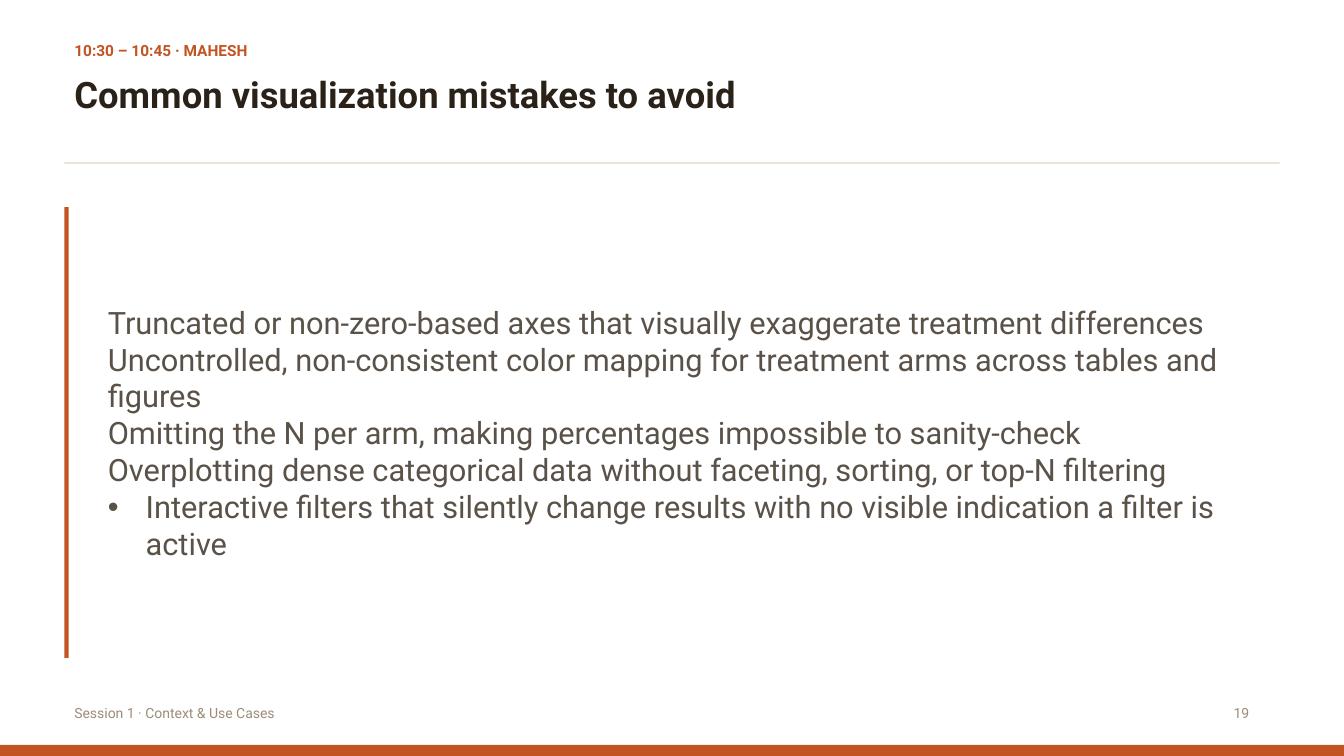
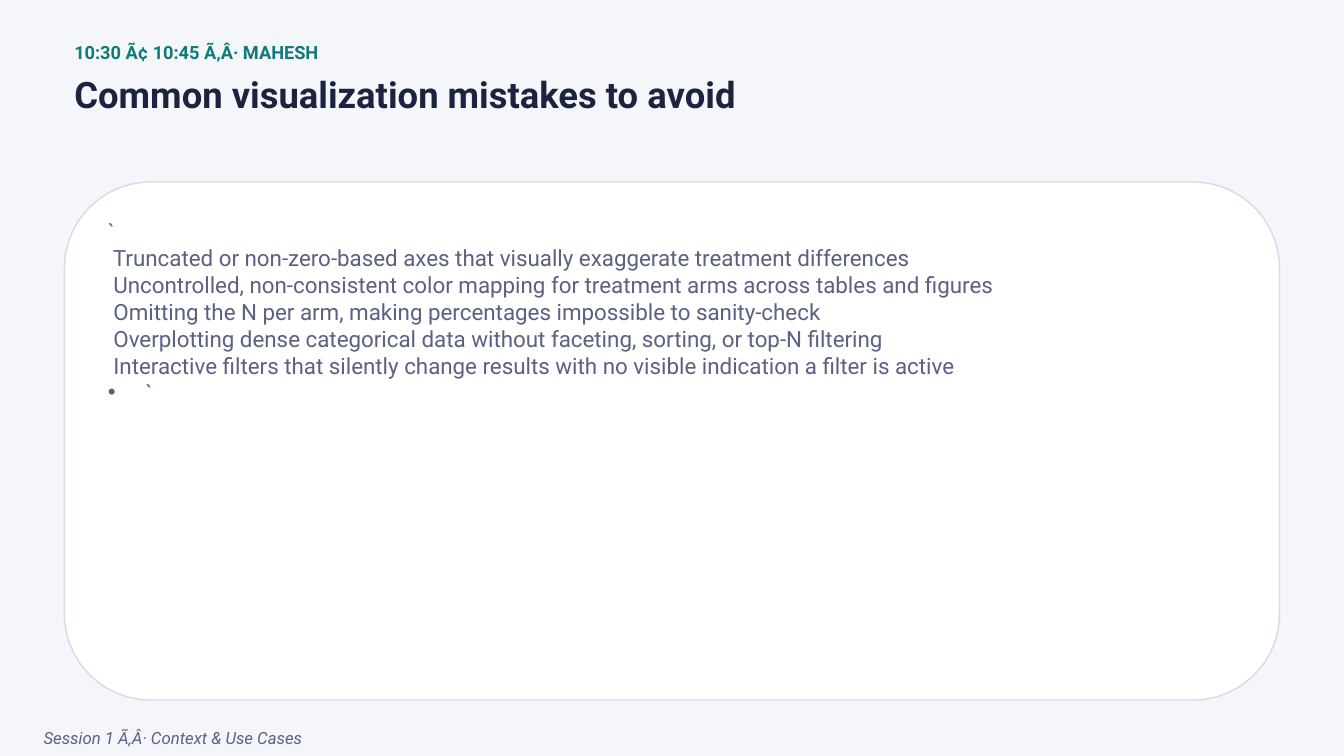
Before and after one commit to itsmdivakaran/IASCT-RShiny-Workshop, a slide deck: slide 19 of IASCT_Shiny_Workshop.pptx. Drawn at 1344x756 pixels with LibreOffice and Linux fonts; fonts in the diff are those of the drawing. Boxes give left, top, right and bottom in pixels: in the first picture for what was removed or moved away, otherwise in the second. Text is boxed around its words. In the diff, an @@ line names an element or a change of style, - is before the commit and + after.

```diff
--- a/IASCT_Shiny_Workshop.pptx
+++ b/IASCT_Shiny_Workshop.pptx
@@ background #FFFFFF to #F5F6FA @@
@@ text at box(74, 42, 318, 62): text changed; size 11 to 13 pt; text colour #C25422 to #0F7A7A @@
-10:30 – 10:45 · MAHESH
+10:30 Ã¢ 10:45 Ã‚Â· MAHESH
@@ text "Common visualization mistakes to avoid" at box(74, 80, 735, 109): text colour #2A2118 to #1B2340 @@
@@ rectangle removed at box(65, 162, 1280, 163) @@
@@ rectangle removed at box(65, 208, 69, 658) @@
@@ rounded rectangle added at box(65, 182, 1280, 701), fill #FFFFFF, outline #D6D9E8 1 pt @@
@@ text "` Truncated or non-zero-based axes ..." at box(113, 249, 993, 379): vertical alignment middle to top @@
@@ text at box(113, 249, 993, 379): text changed; size 22 to 16 pt; text colour #5A5248 to #5B6182 @@
-• Truncated or non-zero-based axes that visually exaggerate treatment differences
-  Uncontrolled, non-consistent color mapping for treatment arms across tables and figures
-  Omitting the N per arm, making percentages impossible to sanity-check
-  Overplotting dense categorical data without faceting, sorting, or top-N filtering
-  Interactive filters that silently change results with no visible indication a filter is active
+• `
+  Truncated or non-zero-based axes that visually exaggerate treatment differences
+  Uncontrolled, non-consistent color mapping for treatment arms across tables and figures
+  Omitting the N per arm, making percentages impossible to sanity-check
+  Overplotting dense categorical data without faceting, sorting, or top-N filtering
+  Interactive filters that silently change results with no visible indication a filter is active
+  `
@@ text removed at box(1234, 708, 1250, 718) @@
-19
@@ rectangle removed at box(0, 745, 1344, 756) @@
@@ text at box(44, 729, 302, 746): text changed; size 10 to 12 pt; text colour #9B8C79 to #5B6182; italic on @@
-Session 1 · Context & Use Cases
+Session 1 Ã‚Â· Context & Use Cases
```
Also in this commit, not shown: 105 other slides changed, 2 slides added, 21 slides removed, 5 other files.
